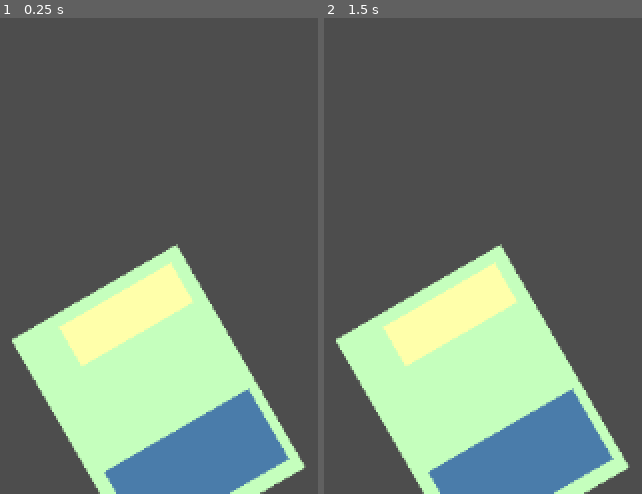
Above: before the commit, frames 1-2 (left to right).
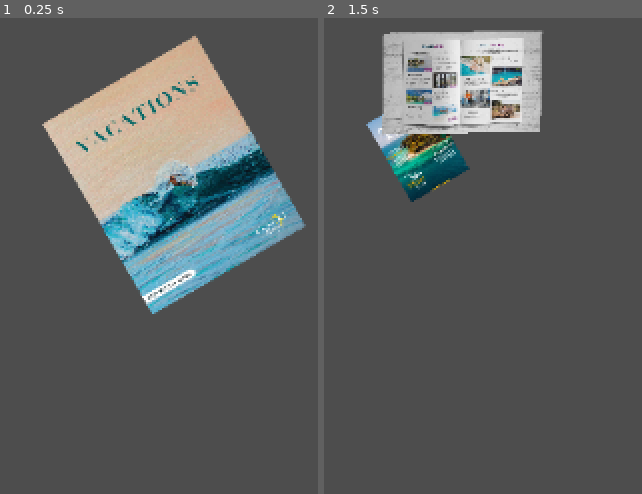
Above: after the commit, the same moments.

Repository: AgonGuri/vacation_please
Game: Godot game, scene res://scenes/game_scene.tscn
The game is run twice, just before and just after one commit, with the same random seed, the same clock (stepped at 60 frames per second) and the same inputs.
Inputs (mouse positions are in pixels of both pictures, inside the frame that each line leads up to; where the layout moved, square brackets give the same spot in the first picture):
- Up to frame 1 (0.25 s): no input
- Up to frame 2 (1.5 s): click (498, 175) [483, 403] at 0.5 s; click (498, 175) [483, 403] at 1.25 s

The runs differ from the first frame. In frame 1, 53% of the frame differs, in the area x 3-97%, y 3-100%; in frame 2, 42%.

Commit message:
added stand ins

Diff:
--- a/scenes/game_scene.tscn
+++ b/scenes/game_scene.tscn
@@ -1,44 +1,24 @@
-[gd_scene load_steps=4 format=3 uid="uid://c3dw622hbdcoc"]
+[gd_scene load_steps=6 format=3 uid="uid://c3dw622hbdcoc"]
 
 [ext_resource type="Script" uid="uid://bd4ibh4fabtci" path="res://scripts/game_scene.gd" id="1_w5aja"]
+[ext_resource type="Texture2D" uid="uid://dre26otq0evjt" path="res://Assets/catalog-cover-standin.jpg" id="2_bw6k5"]
 [ext_resource type="Script" uid="uid://bbqlr045k8se6" path="res://scripts/catalogue.gd" id="2_onqr8"]
+[ext_resource type="Texture2D" uid="uid://bkr2trsd3c7th" path="res://Assets/catalog-cover-standin-hover.jpg" id="3_y3j0m"]
 [ext_resource type="Texture2D" uid="uid://udilxfegvtjs" path="res://Assets/catalogue_stand_in.jpg" id="3_ycayy"]
 
 [node name="game_scene" type="Node2D"]
 script = ExtResource("1_w5aja")
 
 [node name="catalogue" type="TextureButton" parent="."]
-offset_left = 48.0
-offset_top = 535.99994
-offset_right = 186.77805
-offset_bottom = 723.8336
+offset_left = 71.0
+offset_top = 381.0
+offset_right = 1001.0
+offset_bottom = 1585.0
 rotation = -0.5235988
+scale = Vector2(0.13706383, 0.13180342)
+texture_normal = ExtResource("2_bw6k5")
+texture_hover = ExtResource("3_y3j0m")
 script = ExtResource("2_onqr8")
-
-[node name="catalogue2" type="ColorRect" parent="catalogue"]
-layout_mode = 0
-offset_left = 0.34260178
-offset_top = 1.3720856
-offset_right = 40.3426
-offset_bottom = 41.372086
-scale = Vector2(3.44, 4.6400003)
-color = Color(0.77254903, 1, 0.7411765, 1)
-
-[node name="ColorRect" type="ColorRect" parent="catalogue/catalogue2"]
-layout_mode = 0
-offset_left = 9.967892
-offset_top = 1.9303701
-offset_right = 37.006454
-offset_bottom = 8.987263
-color = Color(1, 1, 0.6666667, 1)
-
-[node name="ColorRect2" type="ColorRect" parent="catalogue/catalogue2"]
-layout_mode = 0
-offset_left = 3.044136
-offset_top = 24.994797
-offset_right = 37.96817
-offset_bottom = 37.58918
-color = Color(0.2901961, 0.4862745, 0.6666667, 1)
 
 [node name="openCatalogue" type="Sprite2D" parent="catalogue"]
 visible = false
Binary file added: Assets/catalog-cover-standin-hover.jpg
Not shown, added: Assets/catalog-cover-standin-hover.jpg.import
Binary file added: Assets/catalog-cover-standin.jpg
Not shown, added: Assets/catalog-cover-standin.jpg.import
